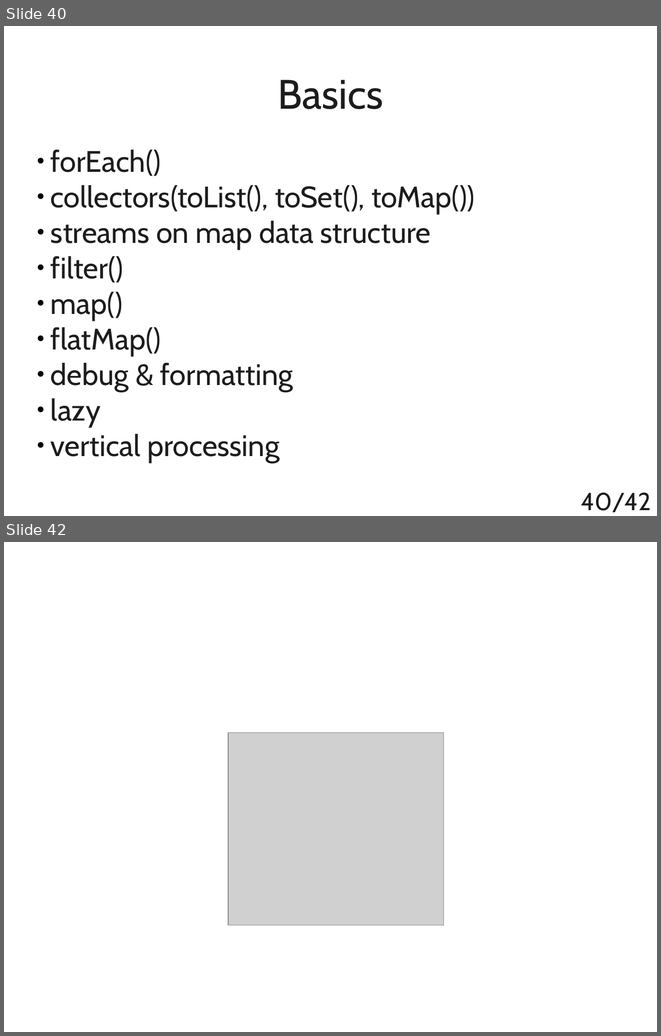
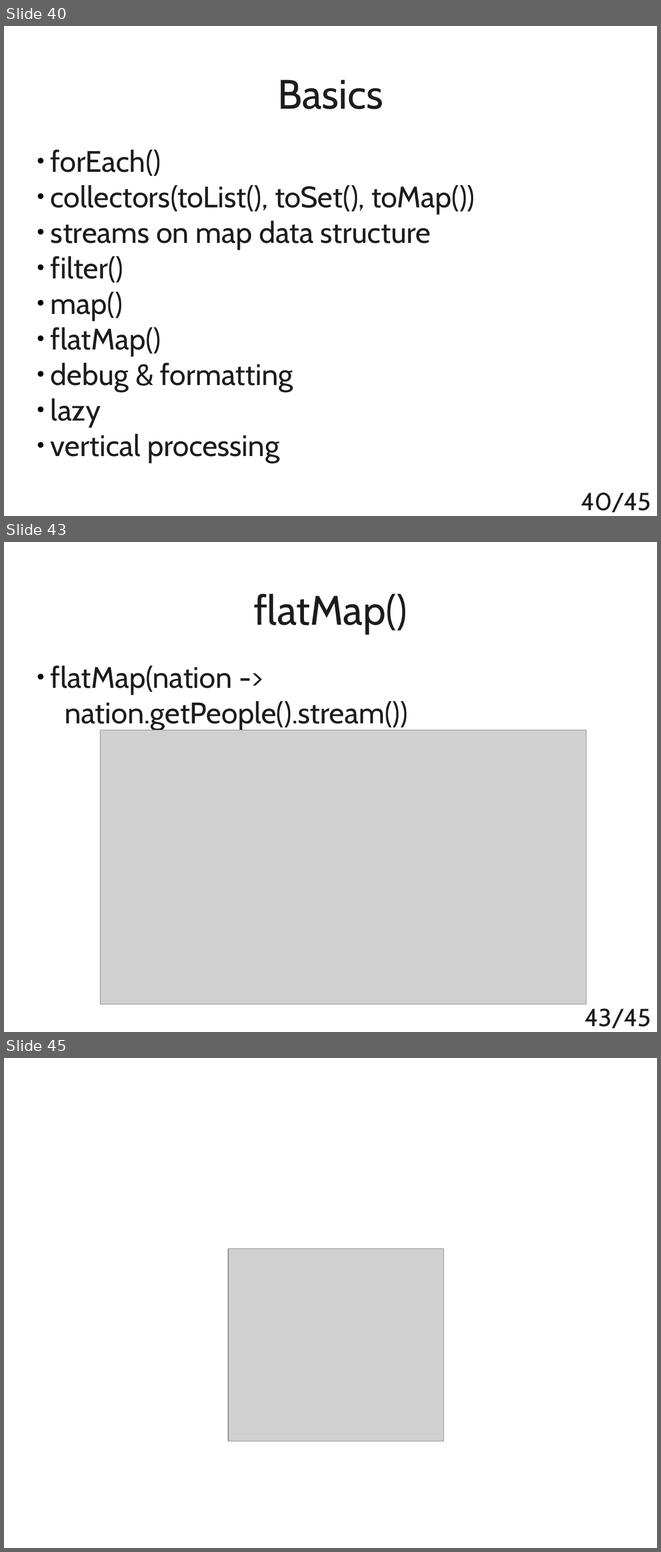
Before and after one commit to t4upl/java-streams-workshop, a slide deck: src/main/resources/editables/presentation.odp. Shown one above the other, each under a label of ours: slides 40 and 42 before the commit, slides 40, 43 and 45 after it; the slides between them are not shown. The pictures are 661x1036 and 661x1552 pixels, drawn with LibreOffice and Linux fonts; fonts in the diff are those of the drawing; grey boxes stand for pictures. Boxes give left, top, right and bottom in pixels: in the first picture for what was removed or moved away, otherwise in the second. Text is boxed around its words. In the diff, an @@ line names an element or a change of style, - is before the commit and + after.

Commit message:
Basic | Added map() and flatMap() sections

```diff
--- a/src/main/resources/editables/presentation.odp
+++ b/src/main/resources/editables/presentation.odp
@@ slide 43 added at box(4, 542, 657, 1032), background #FFFFFF @@
@@ title added at box(254, 593, 407, 633), 50 pt, text #1C1C1C @@
+flatMap()
@@ subtitle added at box(51, 665, 407, 730), 36 pt, text #1C1C1C @@
+● flatMap(nation ->
+  nation.getPeople().stream())
@@ picture added at box(100, 730, 586, 1004) @@
@@ page number added at box(584, 1008, 651, 1028), 30 pt, text #1C1C1C @@
+43/45
@@ page number at box(581, 492, 651, 512): text changed @@
-40/42
+40/45
@@ what was slide 42 is now slide 45 @@
```
Also in this commit, not shown: 1 slide changed, 2 other slides added, 4 other files.
